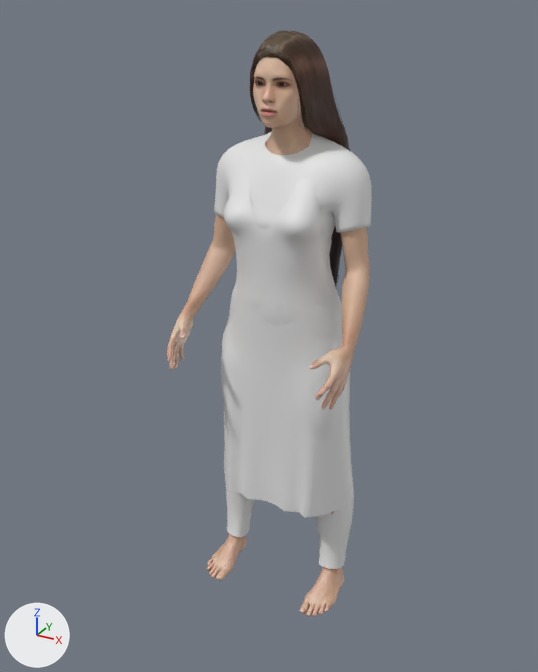
Before and after pictures for a commit that changed the glTF model public/modelos/mujer.glb.
Rendered twice from a camera (50 mm lens) standing at (0.879, -1.729, 1.647) and looking at (-0.025, -0.087, 0.826). The axes (+X, +Y, +Z) are drawn at lower left. The lights are the same throughout. The older version comes first. Vertices at exactly the same position are counted once.

The first picture shows 'camiseta', 'cuerpo', 'pantalon', 'pelo', 'vestido' and 1 more.
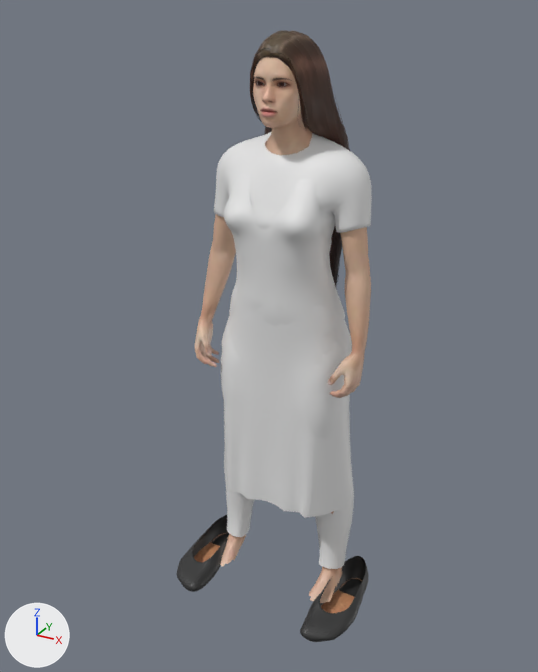
The newer file adds a shape key; the second version is drawn at full value of the shape key 'alto' of 'zapatos', and the change is written as the vertex moves it makes.

Changed parts and their boxes [x1, y1, x2, y2] in the pictures (538 x 672 px; the box of a moved part takes in the faces that stretch with it):
```json
{"object": "cuerpo", "change": "reshaped", "before": [167, 57, 370, 616], "after": [195, 57, 371, 603], "on screen": "13% narrower"}
{"object": "zapatos", "change": "added", "after": [177, 515, 368, 642]}
{"part": 1, "of": "me_base", "change": "moved or reshaped", "before": [167, 220, 236, 370], "after": [195, 222, 236, 367]}
{"part": 2, "of": "me_base", "change": "moved or reshaped", "before": [309, 236, 370, 410], "after": [327, 237, 371, 398]}
{"part": 3, "of": "me_base", "change": "cut back", "before": [299, 570, 344, 616], "on screen": "beige"}
{"part": 4, "of": "me_base", "change": "reshaped", "before": [207, 537, 247, 581], "on screen": "beige"}
```

The change, as JSON lines over the scene's bpy script:
```json
{"op": "add", "block": "img_balletflats", "code": ["img_balletflats = load_image('BalletFlats', '_unpacked/BalletFlats', 256, 256, 'sRGB')"]}
{"op": "add", "block": "mat_zapatos", "code": ["mat_zapatos = principled_material('zapatos')", "mat_zapatos.texture = img_balletflats"]}
{"block": "me_base", "where": "# used by ob_cuerpo; location = (0.0, 0.0, 0.0)"}
{"op": "remove", "block": "me_base", "code": "me_base.from_pydata(...)  # 13380 vertices, 26756 faces; spans x -0.26..0.26, y -0.29..0.09, z 0.0..1.59"}
{"op": "add", "block": "me_base", "code": "me_base.from_pydata(...)  # 11537 vertices, 22994 faces; spans x -0.25..0.25, y -0.16..0.09, z 0.02..1.59"}
{"block": "me_base", "change": "me_base part 1: 17 vertices moved within x -0.24..-0.17, y -0.06..0.01, z 0.95..1.07; 1829 vertices removed from x -0.26..-0.14, y -0.29..0.02, z 0.74..1.15; 1829 vertices added at x -0.25..-0.14, y -0.15..0.02, z 0.7..1.15"}
{"block": "me_base", "change": "me_base part 2: 17 vertices moved within x 0.17..0.24, y -0.06..0.01, z 0.95..1.07; 1828 vertices removed from x 0.14..0.26, y -0.29..0.02, z 0.74..1.15; 1828 vertices added at x 0.14..0.25, y -0.15..0.02, z 0.7..1.15"}
{"block": "me_base", "change": "me_base part 3: 1 vertex moved within x 0.14, y -0.14, z 0.03; 922 vertices removed from x 0.13..0.22, y -0.2..0.01, z 0.0..0.04"}
{"block": "me_base", "change": "me_base part 4: 1 vertex moved within x -0.14, y -0.14, z 0.03; 921 vertices removed from x -0.22..-0.13, y -0.2..0.01, z 0.0..0.04"}
{"op": "add", "block": "me_flats_ballet", "code": ["me_flats_ballet = bpy.data.meshes.new('flats_ballet')", "me_flats_ballet.from_pydata(...)  # 4558 vertices, 8960 faces; spans x -0.296..0.296, y -0.279..0.051, z -0.01..0.072", "me_flats_ballet.materials.append(mat_zapatos)  # picture img_balletflats"]}
{"op": "add", "block": "ob_zapatos", "code": ["ob_zapatos = bpy.data.objects.new('zapatos', me_flats_ballet)", "ob_zapatos.location = (0.0, 0.0, 0.0)"]}
```
